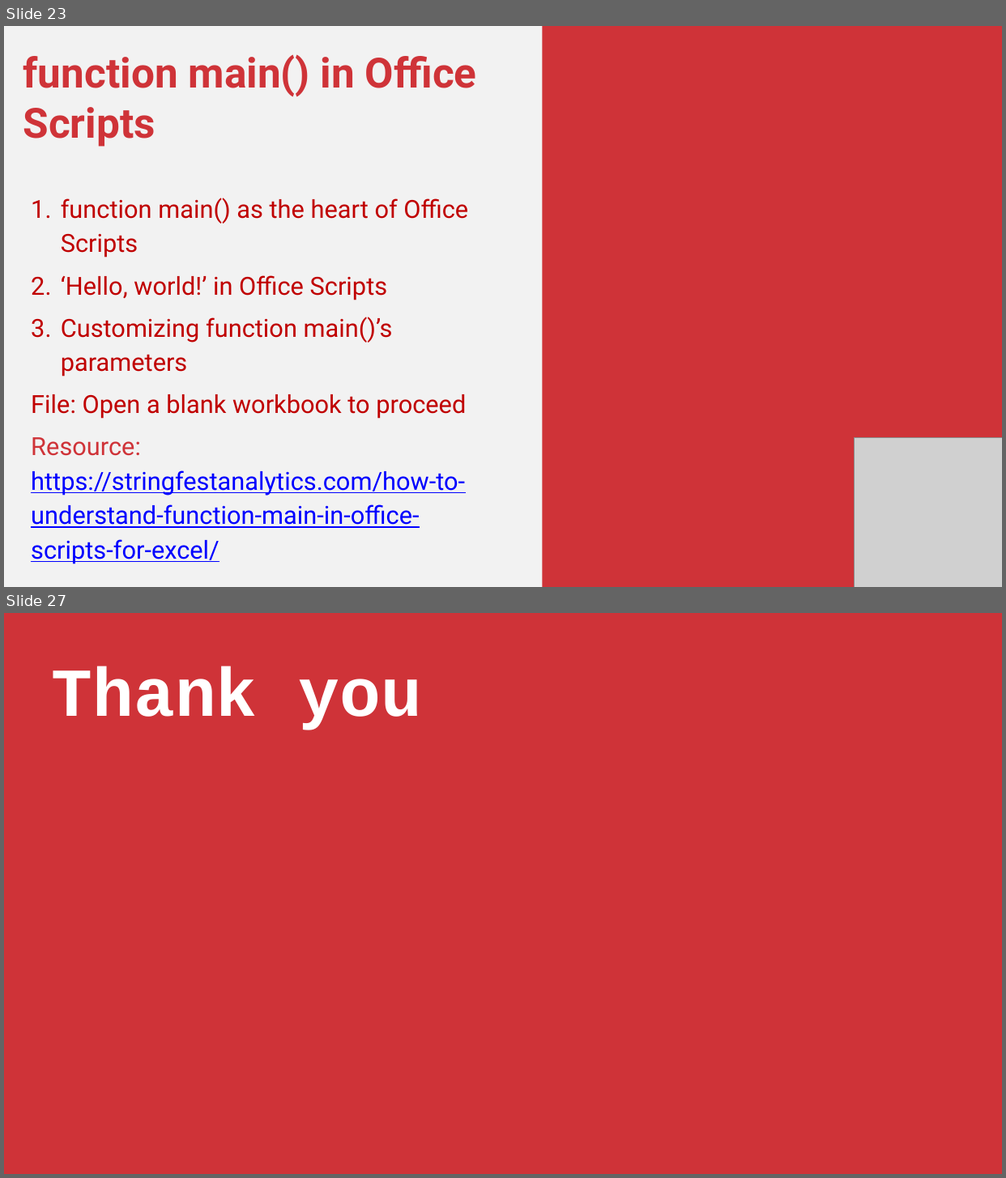
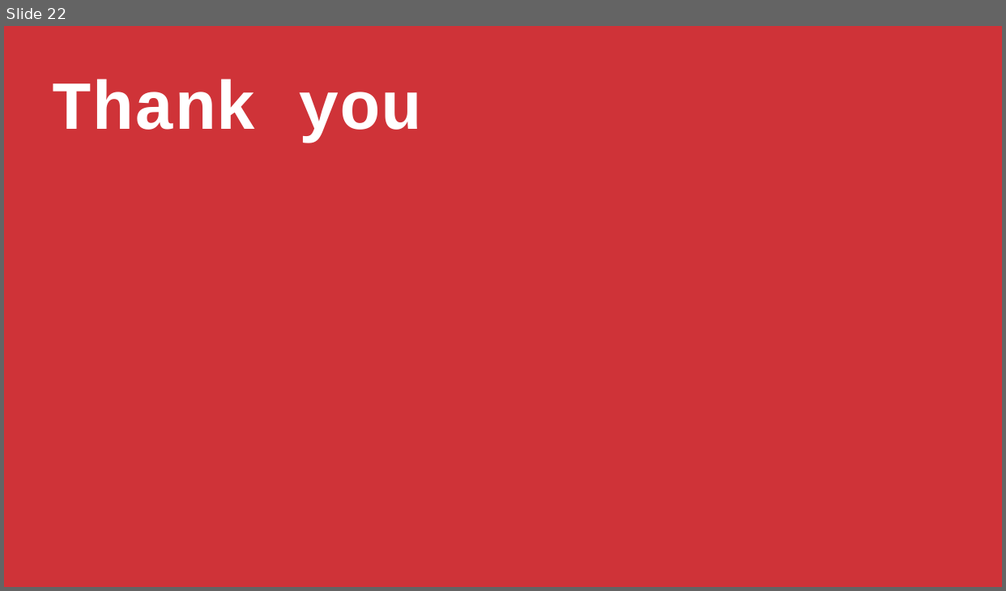
Before and after one commit to stringfestdata/power-automate-for-excel-masterclass, a slide deck: power-automate-for-excel-masterclass.pptx. Shown one above the other, each under a label of ours: slides 23 and 27 before the commit, slide 22 after it; the slides between them are not shown. The pictures are 1006x1178 and 1006x591 pixels, drawn with LibreOffice and Linux fonts; fonts in the diff are those of the drawing; grey boxes stand for pictures. Boxes give left, top, right and bottom in pixels: in the first picture for what was removed or moved away, otherwise in the second. Text is boxed around its words. In the diff, an @@ line names an element or a change of style, - is before the commit and + after.

```diff
--- a/power-automate-for-excel-masterclass.pptx
+++ b/power-automate-for-excel-masterclass.pptx
@@ slide 23 removed at (4, 26, 1002, 587), background #F2F2F2 @@
@@ rectangle removed at (542, 26, 1002, 587) @@
@@ text removed at (23, 54, 477, 528) @@
-function main() in Office Scripts
-1. function main() as the heart of Office Scripts
-2. ‘Hello, world!’ in Office Scripts
-3. Customizing function main()’s parameters
-File: Open a blank workbook to proceed
-Resource: https://stringfestanalytics.com/how-to-understand-function-main-in-office-scripts-for-excel/
@@ picture removed at (854, 437, 1002, 587) @@
@@ what was slide 27 is now slide 22 @@
```
Also in this commit, not shown: 7 slides changed, 3 slides added, 7 other slides removed, 7 other files.
